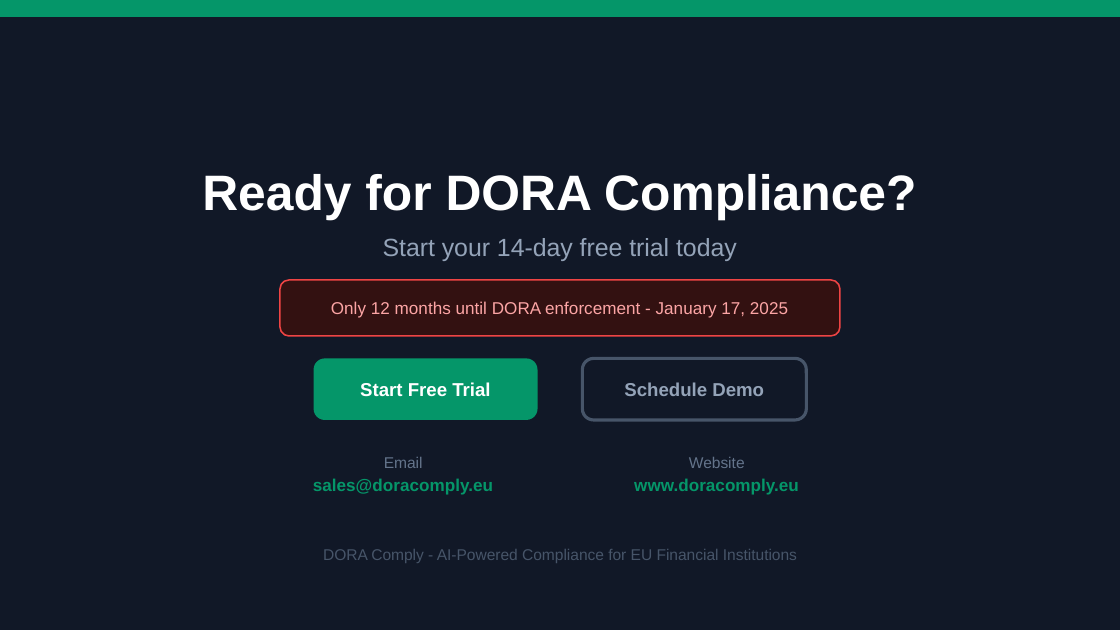
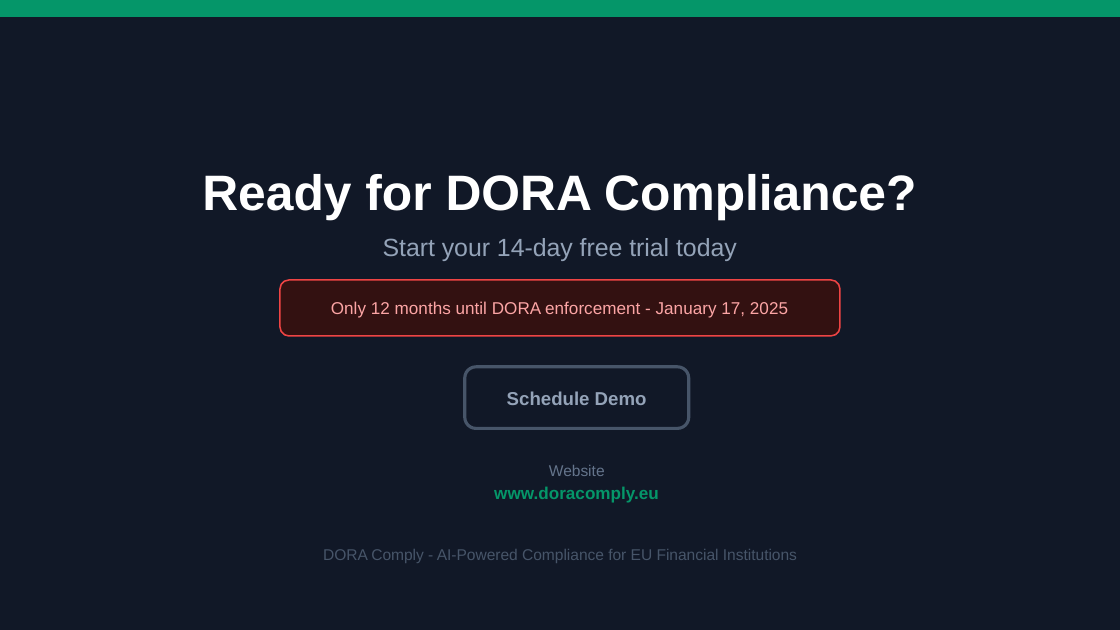
Before and after one commit to FedericoTs/dora-comply, a slide deck: slide 9 of scripts/DORA-Comply-Sales-Presentation.pptx (slide 10 before the commit). Drawn at 1120x630 pixels with LibreOffice and Linux fonts; fonts in the diff are those of the drawing. Boxes give left, top, right and bottom in pixels: in the first picture for what was removed or moved away, otherwise in the second. Text is boxed around its words. In the diff, an @@ line names an element or a change of style, - is before the commit and + after.

```diff
--- a/scripts/DORA-Comply-Sales-Presentation.pptx
+++ b/scripts/DORA-Comply-Sales-Presentation.pptx
@@ rounded rectangle removed at box(314, 358, 538, 420) @@
@@ text removed at box(360, 382, 490, 397) @@
-Start Free Trial
@@ text "Schedule Demo": place and size @@
-text "Schedule Demo" at box(624, 382, 764, 396)
+text "Schedule Demo" at box(507, 391, 647, 405)
@@ rounded rectangle: place and size @@
-rounded rectangle at box(582, 358, 806, 420)
+rounded rectangle at box(465, 366, 689, 428)
@@ text removed at box(313, 478, 493, 495) @@
-sales@doracomply.eu
@@ text removed at box(384, 457, 423, 468) @@
-Email
@@ text "Website": place and size @@
-text "Website" at box(689, 457, 745, 468)
+text "Website" at box(549, 465, 605, 476)
@@ text "www.doracomply.eu": place and size @@
-text "www.doracomply.eu" at box(634, 478, 799, 495)
+text "www.doracomply.eu" at box(494, 486, 659, 503)
```
Also in this commit, not shown: 1 slide removed, 9 other files.
